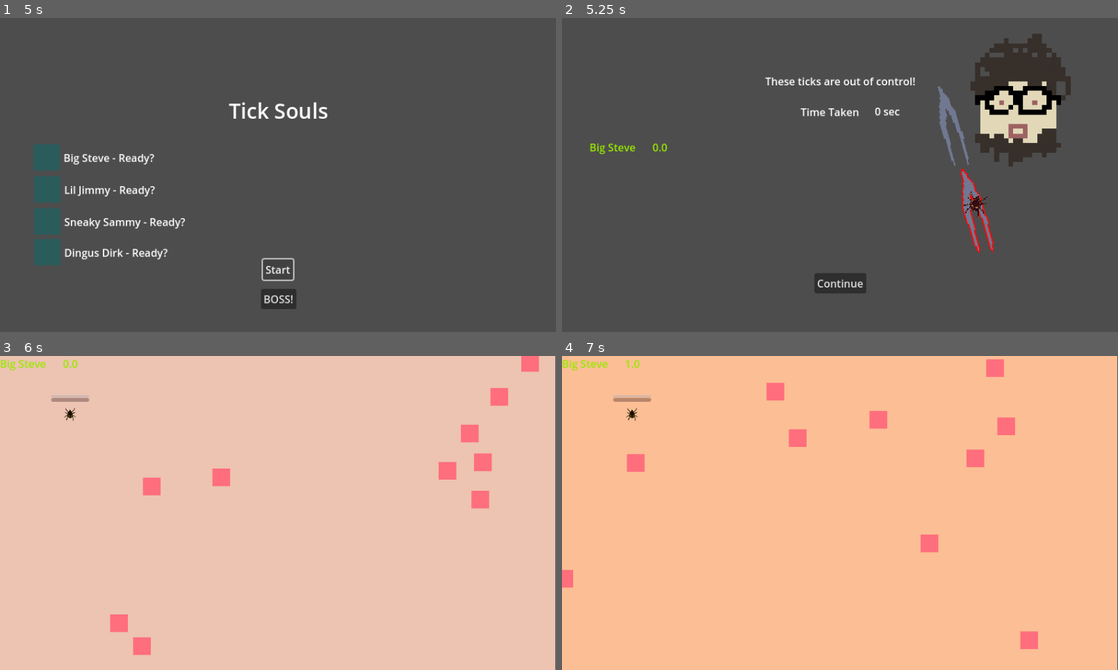
Above: before the commit, frames 1-4 (two rows, left to right).
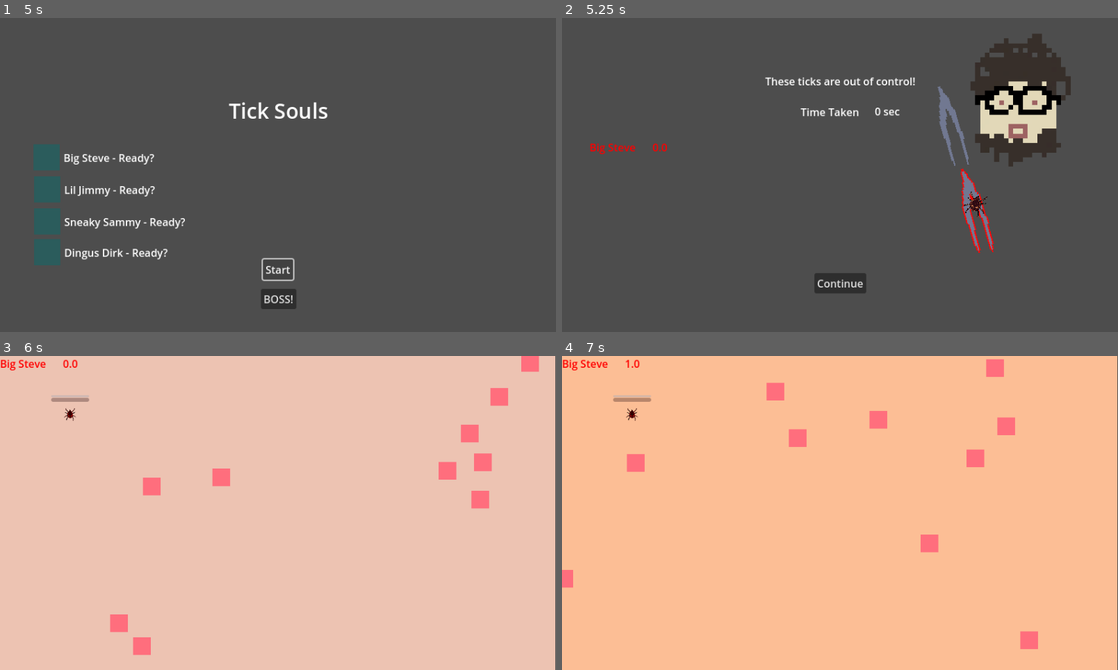
Above: after the commit, the same moments.

Repository: Topech/tick-souls
Game: Godot game, scene res://main_scene.tscn
Same seed, same stepped clock (60 frames per second), same inputs: the game is played once before the commit and once after it.
Inputs:
- Up to frame 1 (5 s): click "Start" at 0.5 s; click "Start" at 1.25 s; click "BOSS!" at 2 s; click "BOSS!" at 2.75 s; click "BOSS!" at 3.5 s; click "Start" at 4.25 s
- Up to frame 2 (5.25 s): tap Enter (ui_accept) at 5 s; hold P from 5.03 s (still down)
- Up to frame 3 (6 s): tap Enter (ui_accept) at 5.27 s; release P at 5.75 s; click "Continue" at 5.75 s
- Up to frame 4 (7 s): tap Enter (ui_accept) at 6.5, 6.77 s; tap P at 6.6 s

Frame 1 is identical in both runs. In frame 2, 0.2% of the frame differs, in the area x 5-19%, y 39-44%; in frame 3, 0.2%, in the area x 0-14%, y 1-20%; in frame 4, 0.2%.

Commit message:
improve player colors

Diff:
--- a/boss/boss.gd
+++ b/boss/boss.gd
@@ -19,4 +19,4 @@
 			continue
 
 		if player.state == player.states.SUCKING:
-			health_bar.value -= 5.0 * delta
+			health_bar.value -= 2.0 * delta
--- a/global/global.gd
+++ b/global/global.gd
@@ -26,10 +26,10 @@
 
 
 var player_details_lookup = {
-	players.PLAYER_1: PlayerDetails.new("Big Steve", Color.hex(0x99e900FF)),
-	players.PLAYER_2: PlayerDetails.new("Lil Jimmy", Color.hex(0xffbaa9FF)),
-	players.PLAYER_3: PlayerDetails.new("Sneaky Sammy", Color.hex(0x93d9f7FF)),
-	players.PLAYER_4: PlayerDetails.new("Dingus Dirk", Color.hex(0xded300FF)),
+	players.PLAYER_1: PlayerDetails.new("Big Steve", Color.hex(0xff0000FF)),
+	players.PLAYER_2: PlayerDetails.new("Lil Jimmy", Color.hex(0xeeff00FF)),
+	players.PLAYER_3: PlayerDetails.new("Sneaky Sammy", Color.hex(0x37ff00FF)),
+	players.PLAYER_4: PlayerDetails.new("Dingus Dirk", Color.hex(0x2b72ffFF)),
 }
 
 
--- a/root_scenes/boss_round/boss_round.tscn
+++ b/root_scenes/boss_round/boss_round.tscn
@@ -1,13 +1,26 @@
-[gd_scene load_steps=6 format=3 uid="uid://c2s3gnbn1u8ee"]
+[gd_scene load_steps=9 format=3 uid="uid://c2s3gnbn1u8ee"]
 
 [ext_resource type="PackedScene" uid="uid://y4u7prqsp0xc" path="res://boss/boss.tscn" id="1_2m0ip"]
 [ext_resource type="Script" uid="uid://pivhiqu4ynfv" path="res://root_scenes/boss_round/boss_round.gd" id="1_x50sn"]
+[ext_resource type="PackedScene" uid="uid://cqef7kj40c3xm" path="res://root_scenes/round/backgrounds/lizard_skin_color.tscn" id="2_lmox3"]
 [ext_resource type="Script" uid="uid://7vw62jfhqglr" path="res://root_scenes/round/player_spawner.gd" id="2_tj4qp"]
 [ext_resource type="Script" uid="uid://pse7mut484yx" path="res://root_scenes/round/player_container.gd" id="3_x50sn"]
 [ext_resource type="PackedScene" uid="uid://ixo1qhmijyhj" path="res://player/player_score_label.tscn" id="5_xjsek"]
 
+[sub_resource type="RectangleShape2D" id="RectangleShape2D_dwge0"]
+size = Vector2(20, 480)
+
+[sub_resource type="RectangleShape2D" id="RectangleShape2D_dx35v"]
+size = Vector2(885, 20)
+
 [node name="BossRound" type="Node2D"]
 script = ExtResource("1_x50sn")
+
+[node name="LizardSkinColor" parent="." instance=ExtResource("2_lmox3")]
+offset_left = -5.0
+offset_top = 3.0
+offset_right = 842.0
+offset_bottom = 484.0
 
 [node name="Boss" parent="." instance=ExtResource("1_2m0ip")]
 position = Vector2(418, 264)
@@ -62,5 +75,23 @@
 offset_bottom = 471.0
 player_id = 4
 
+[node name="Wall" type="StaticBody2D" parent="."]
+
+[node name="CollisionShape2D" type="CollisionShape2D" parent="Wall"]
+position = Vector2(-8, 241)
+shape = SubResource("RectangleShape2D_dwge0")
+
+[node name="CollisionShape2D2" type="CollisionShape2D" parent="Wall"]
+position = Vector2(855, 241)
+shape = SubResource("RectangleShape2D_dwge0")
+
+[node name="CollisionShape2D3" type="CollisionShape2D" parent="Wall"]
+position = Vector2(424.5, -6)
+shape = SubResource("RectangleShape2D_dx35v")
+
+[node name="CollisionShape2D4" type="CollisionShape2D" parent="Wall"]
+position = Vector2(426, 487)
+shape = SubResource("RectangleShape2D_dx35v")
+
 [connection signal="timeout" from="TweezerSpawnTimer" to="." method="_on_tweezer_spawn_timer_timeout"]
 [connection signal="timeout" from="RoundTimer" to="." method="_on_round_timer_timeout"]
